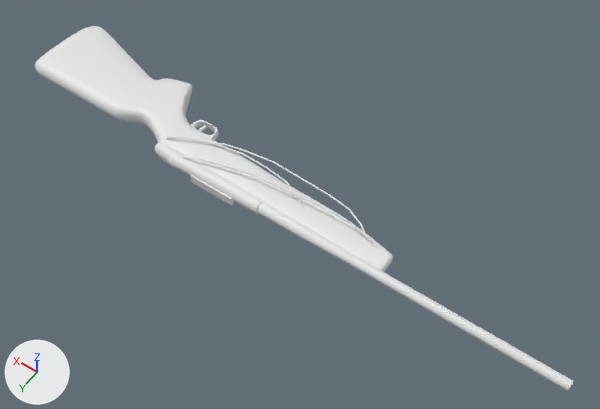
The FBX model astoria-game/Assets/Items/Weapons/HuntingRifle/HuntingRifle.fbx, before and after one commit.
One viewpoint serves both versions: a camera (50 mm lens) standing at (-1.541, 1.382, 1.991) and looking at (-0.605, 0.071, -0.069). The axes (+X, +Y, +Z) are drawn at lower left. The lights are the same throughout. Where no turn or scale is listed for an object, it has been applied to the vertices.

Names of what the first picture shows: 'Barrel', 'Body', 'Cable', 'Cable.001', 'Cable.002', 'Circle thing', 'Cutout'.
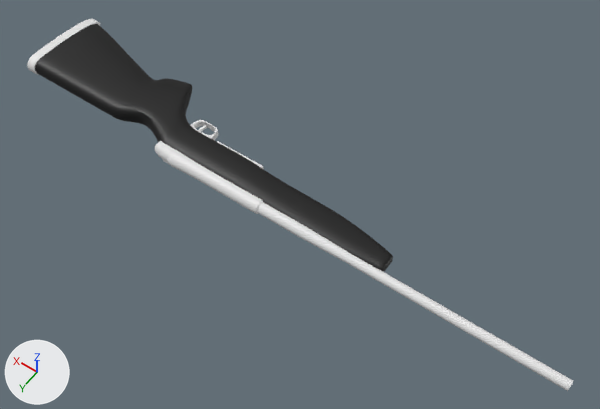
The newer file is also turned or shifted as a whole; pictures and numbers use the older file's frame.

Boxes (x1, y1, x2, y2) around the edits, measured in the pictures (600 x 409 px):
'Body', reshaped
    before: (35, 26, 393, 272)
    after: (35, 24, 393, 272)
'Body.001', added
    after: (27, 19, 100, 75)
'Cable', deleted
    before: (181, 156, 379, 249)
'Cable.001', deleted
    before: (213, 142, 366, 233)
'Cutout', deleted
    before: (190, 175, 235, 205)
'Cable.002', deleted
    before: (165, 136, 304, 211)
'Cube', added
    after: (217, 141, 264, 169)
part 1 of me_cube_006, built on
    before: (35, 26, 109, 82)
    after: (35, 24, 109, 82)
part 2 of me_cube_006, recoloured (white to black)
    both: (52, 35, 393, 272)

The change, as a diff of the scene's bpy script:
```diff
--- a/astoria-game/Assets/Items/Weapons/HuntingRifle/HuntingRifle.fbx.py
+++ b/astoria-game/Assets/Items/Weapons/HuntingRifle/HuntingRifle.fbx.py
@@ mat_wood @@
+mat_wood = principled_material('Wood')
+mat_wood.base_color = (0.0, 0.0, 0.0)  # black #000000
@@ mat_metal @@
+mat_metal = principled_material('Metal')
+mat_metal.base_color = (0.8, 0.8, 0.8)  # white #e7e7e7
@@ me_cube_006 @@
 # used by ob_body; location = (0.0, 0.0, 0.0)
-me_cube_006.from_pydata(...)  # 2754 vertices, 2752 faces; spans x -0.972..0.478, y -0.128..0.192, z -0.033..0.033
+me_cube_006.from_pydata(...)  # 2850 vertices, 2848 faces; spans x -0.972..0.481, y -0.138..0.192, z -0.033..0.033
+# me_cube_006 part 1
+# 12 vertices are removed from x 0.454..0.478, y -0.084..0.156, z -0.017..0.017
+# 30 faces are deleted
+# 24 vertices in x 0.38..0.386, y -0.12..0.17, z -0.033..0.033 move by (-0.001, 0.0, 0.0)
+# 22 vertices in x 0.396..0.403, y -0.124..0.17, z -0.033..0.033 move by (-0.002, 0.0, 0.0)
+# 19 vertices in x 0.414..0.421, y -0.128..0.167, z -0.033..0.033 move by (-0.004, 0.0, 0.0)
+# 5 vertices in x 0.416..0.421, y -0.061..0.169, z -0.033..0.033 move by (-0.004, 0.001, 0.0)
+# 4 vertices in x 0.465..0.467, y 0.03..0.133, z 0.021..0.022 move by (-0.008, 0.0, 0.011)
+# 4 vertices in x 0.465..0.467, y 0.03..0.133, z -0.022..-0.021 move by (-0.008, 0.0, -0.011)
+# 75 vertices move from x 0.396..0.475, y -0.127..0.168, z -0.032..0.032 to x 0.394..0.468, y -0.138..0.17, z -0.033..0.033
+# 90 vertices are added at x 0.452..0.481, y -0.134..0.168, z -0.032..0.032
+# 5 new vertices lie (0.009, -0.001, 0.0) away from vertices in x 0.457..0.466, y -0.093..0.159, z -0.019..0.019
+# 7 new vertices lie (0.001, 0.034, 0.0) away from vertices in x 0.476..0.48, y 0.074, z -0.029..0.029
+# 6 new vertices lie (-0.001, -0.045, 0.0) away from vertices in x 0.476..0.479, y 0.074, z -0.029..0.029
+# 126 new faces join them
+# me_cube_006 part 2: 2722 faces spanning x -0.972..0.468, y -0.136..0.192, z -0.033..0.033 switch from no material to mat_wood (black #000000)
@@ me_cube_012 @@
+me_cube_012.from_pydata(...)  # 24 vertices, 26 faces; spans x -0.091..0.091, y -0.02..0.02, z -0.02..0.02
+me_cube_012.materials.append(mat_metal)  # its picture is missing
@@ me_cube_009_1 @@
+me_cube_009_1.from_pydata(...)  # 354 vertices, 352 faces; spans x 0.452..0.499, y -0.147..0.174, z -0.034..0.034
+me_cube_009_1.materials.append(mat_metal)  # its picture is missing
@@ ob_cable_002 @@
-ob_cable_002 = bpy.data.objects.new('Cable.002', me_mesh_005)
-ob_cable_002.location = (0.185, 0.0, 0.055)
@@ ob_cable_001 @@
-ob_cable_001 = bpy.data.objects.new('Cable.001', me_mesh_004)
-ob_cable_001.location = (0.003, -0.029, 0.011)
@@ ob_cable @@
-ob_cable = bpy.data.objects.new('Cable', me_mesh_003)
-ob_cable.location = (0.0, 0.0, 0.0)
@@ ob_cutout @@
-ob_cutout = bpy.data.objects.new('Cutout', me_cube_003)
-ob_cutout.location = (0.0, 0.0, 0.0)
@@ ob_cube @@
+ob_cube = bpy.data.objects.new('Cube', me_cube_012)
+ob_cube.location = (-0.373, 0.089, 0.0)
@@ ob_body_001 @@
+ob_body_001 = bpy.data.objects.new('Body.001', me_cube_009_1)
+ob_body_001.location = (-0.009, 0.0, 0.0)
```
